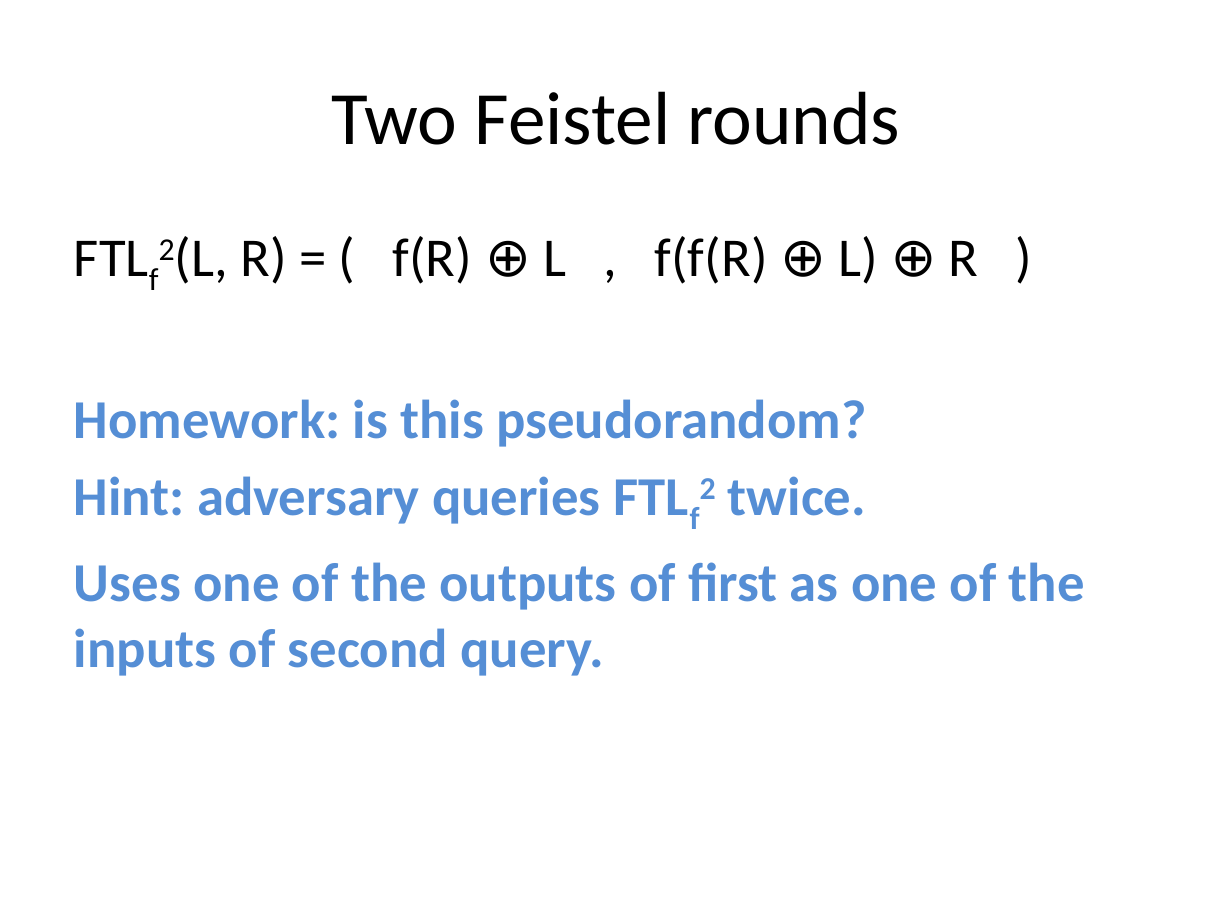
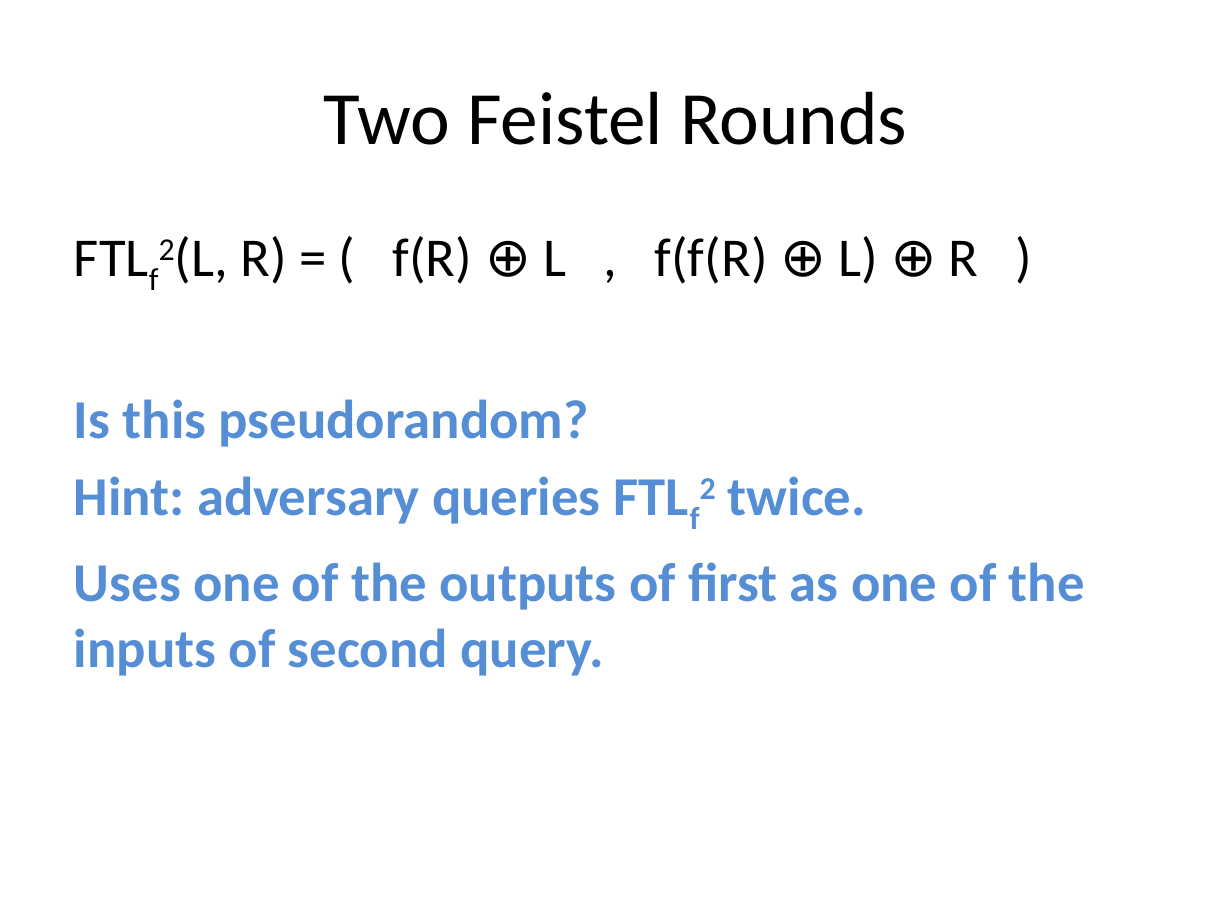
Before and after one commit to noise-lab/security-course, a slide deck: slide 33 of fall2016/lectures/4-Ciphers.pptx (slide 22 before the commit). Drawn at 1232x924 pixels with LibreOffice and Linux fonts; fonts in the diff are those of the drawing. Boxes give left, top, right and bottom in pixels: in the first picture for what was removed or moved away, otherwise in the second. Text is boxed around its words. In the diff, an @@ line names an element or a change of style, - is before the commit and + after.

```diff
--- a/fall2016/lectures/4-Ciphers.pptx
+++ b/fall2016/lectures/4-Ciphers.pptx
@@ title at [324, 91, 907, 145]: text changed @@
-Two Feistel rounds
+Two Feistel Rounds
@@ text at [74, 399, 589, 447]: text changed @@
-Homework: is this pseudorandom?
+Is this pseudorandom?
```
Also in this commit, not shown: 45 other slides changed, 2 slides added, 2 slides removed, 3 other files.
